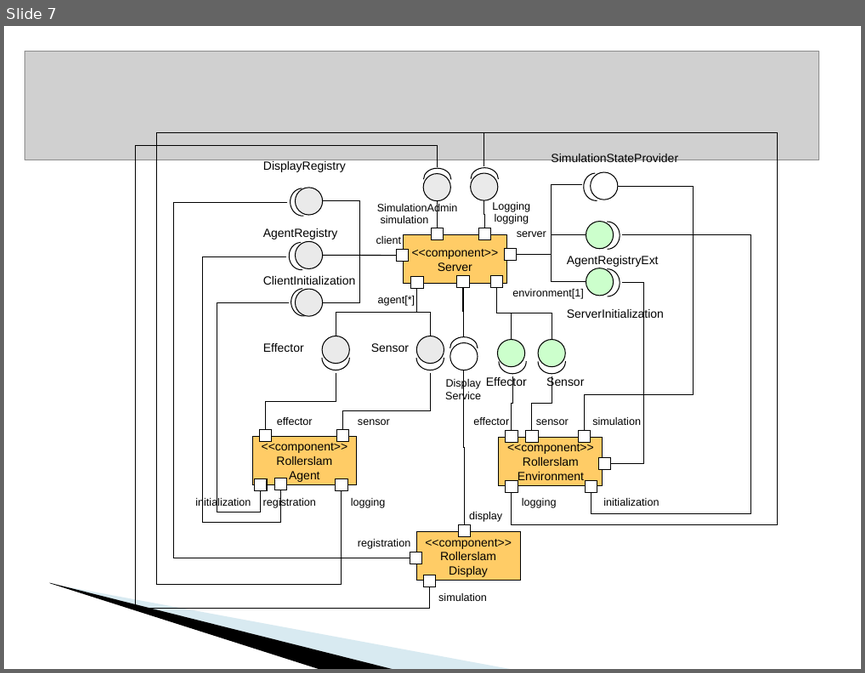
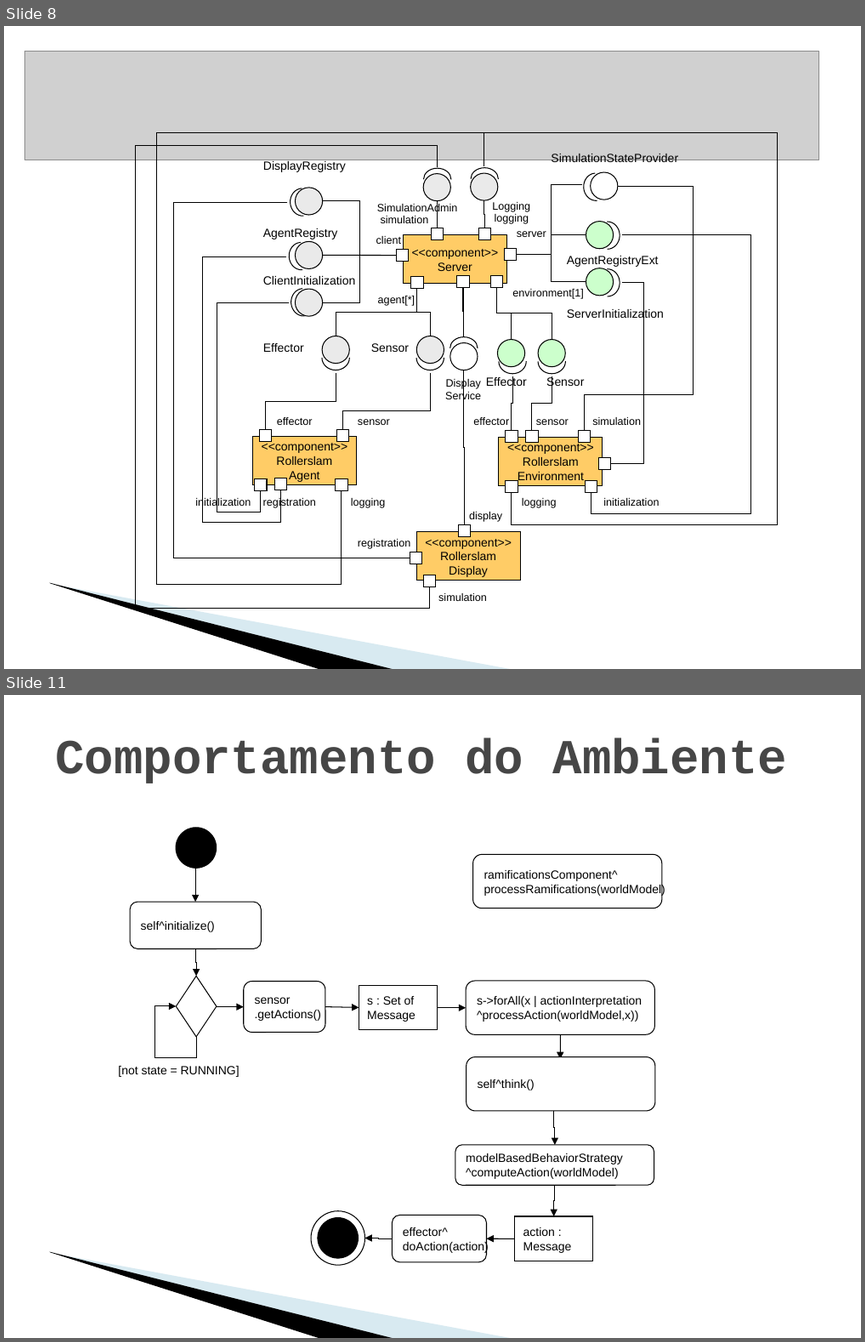
Before and after one commit to krishprince/rollerslam, a slide deck: docs/PresentationAgentes.ppt. Shown one above the other, each under a label of ours: slide 7 before the commit, slides 8 and 11 after it; the slides between them are not shown. The pictures are 865x673 and 865x1342 pixels, drawn with LibreOffice and Linux fonts; fonts in the diff are those of the drawing; grey boxes stand for pictures; background and template pictures are left out. Boxes give left, top, right and bottom in pixels: in the first picture for what was removed or moved away, otherwise in the second. Text is boxed around its words. In the diff, an @@ line names an element or a change of style, - is before the commit and + after.

```diff
--- a/docs/PresentationAgentes.ppt
+++ b/docs/PresentationAgentes.ppt
@@ slide 11 added at box(4, 695, 861, 1338), background #FFFFFF; not listed: 2 template elements that a slide beside it also shows @@
@@ text added at box(55, 738, 787, 783), 41 pt, text #464646, bold @@
+Comportamento do Ambiente
@@ ellipse added at box(177, 828, 216, 868), fill #000000, outline #000000 0.74 pt @@
@@ elbow arrow added from (196, 868) to (195, 902), #000000 0.74 pt @@
@@ rounded rectangle added at box(472, 854, 662, 908), fill #FFFFFF, outline #000000 0.74 pt, 10 pt, text #000000 @@
+ramificationsComponent^
+processRamifications(worldModel)
@@ rounded rectangle added at box(130, 902, 261, 948), fill #FFFFFF, outline #000000 0.74 pt, 10 pt, text #000000 @@
+self^initialize()
@@ elbow arrow added from (195, 948) to (196, 976), #000000 0.74 pt @@
@@ diamond added at box(177, 976, 216, 1037), fill #FFFFFF, outline #000000 0.74 pt @@
@@ rounded rectangle added at box(244, 981, 325, 1032), fill #FFFFFF, outline #000000 0.74 pt, 10 pt, text #000000 @@
+sensor
+.getActions()
@@ rectangle added at box(358, 985, 437, 1029), fill #FFFFFF, outline #000000 0.74 pt, 10 pt, text #000000 @@
+s : Set of
+Message
@@ rounded rectangle added at box(466, 981, 654, 1034), fill #FFFFFF, outline #000000 0.74 pt, 10 pt, text #000000 @@
+s->forAll(x | actionInterpretation
+^processAction(worldModel,x))
@@ elbow arrow added from (196, 1037) to (177, 1006), #000000 0.74 pt @@
@@ elbow arrow added from (216, 1006) to (244, 1007), #000000 0.74 pt @@
@@ arrow added from (325, 1007) to (358, 1007), #000000 0.74 pt @@
@@ elbow arrow added from (437, 1007) to (466, 1008), #000000 0.74 pt @@
@@ arrow added from (560, 1034) to (560, 1059), #000000 0.74 pt @@
@@ text added at box(118, 1066, 239, 1077), 10 pt, text #000000 @@
+[not state = RUNNING]
@@ rounded rectangle added at box(466, 1056, 654, 1111), fill #FFFFFF, outline #000000 0.74 pt, 10 pt, text #000000 @@
+self^think()
@@ elbow arrow added from (554, 1111) to (555, 1145), #000000 0.74 pt @@
@@ rounded rectangle added at box(455, 1145, 654, 1185), fill #FFFFFF, outline #000000 0.74 pt, 10 pt, text #000000 @@
+modelBasedBehaviorStrategy
+^computeAction(worldModel)
@@ elbow arrow added from (555, 1185) to (554, 1216), #000000 0.74 pt @@
@@ ellipse added at box(311, 1211, 364, 1265), fill #FFFFFF, outline #000000 0.74 pt @@
@@ ellipse added at box(318, 1218, 358, 1258), fill #000000, outline #000000 0.74 pt @@
@@ rounded rectangle added at box(392, 1215, 487, 1262), fill #FFFFFF, outline #000000 0.74 pt, 10 pt, text #000000 @@
+effector^
+doAction(action)
@@ rectangle added at box(515, 1216, 592, 1260), fill #FFFFFF, outline #000000 0.74 pt, 10 pt, text #000000 @@
+action :
+Message
@@ elbow arrow added from (392, 1238) to (364, 1237), #000000 0.74 pt @@
@@ arrow added from (515, 1238) to (487, 1238), #000000 0.74 pt @@
@@ what was slide 7 is now slide 8 @@
```
Also in this commit, not shown: 4 slides changed, 2 other slides added.
